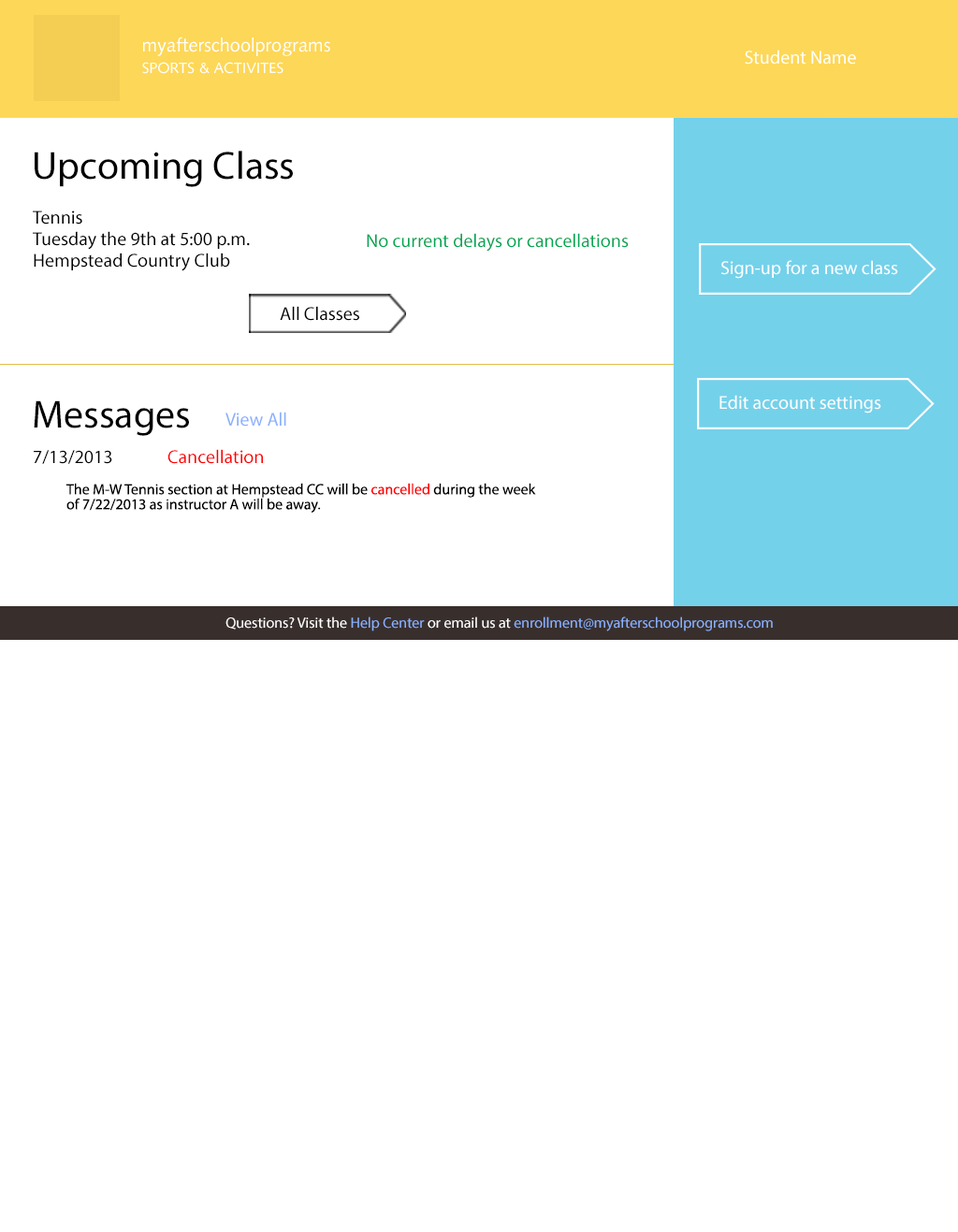
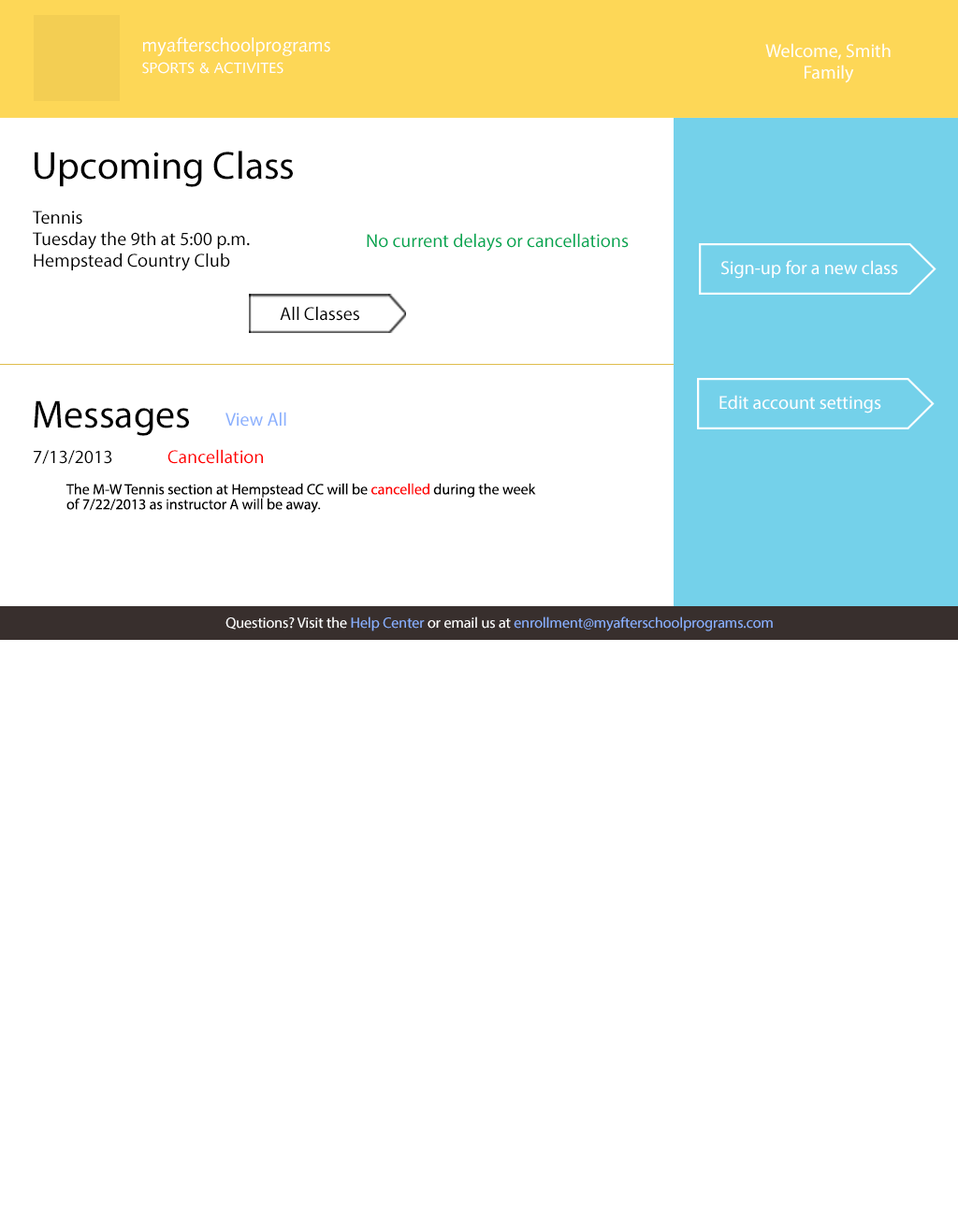
Two versions of the same layered image (958 x 1232). Layer-by-layer changes:
renamed "Student Name" to "Welcome, Smith Family", painted on it over [744, 43, 891, 84]
